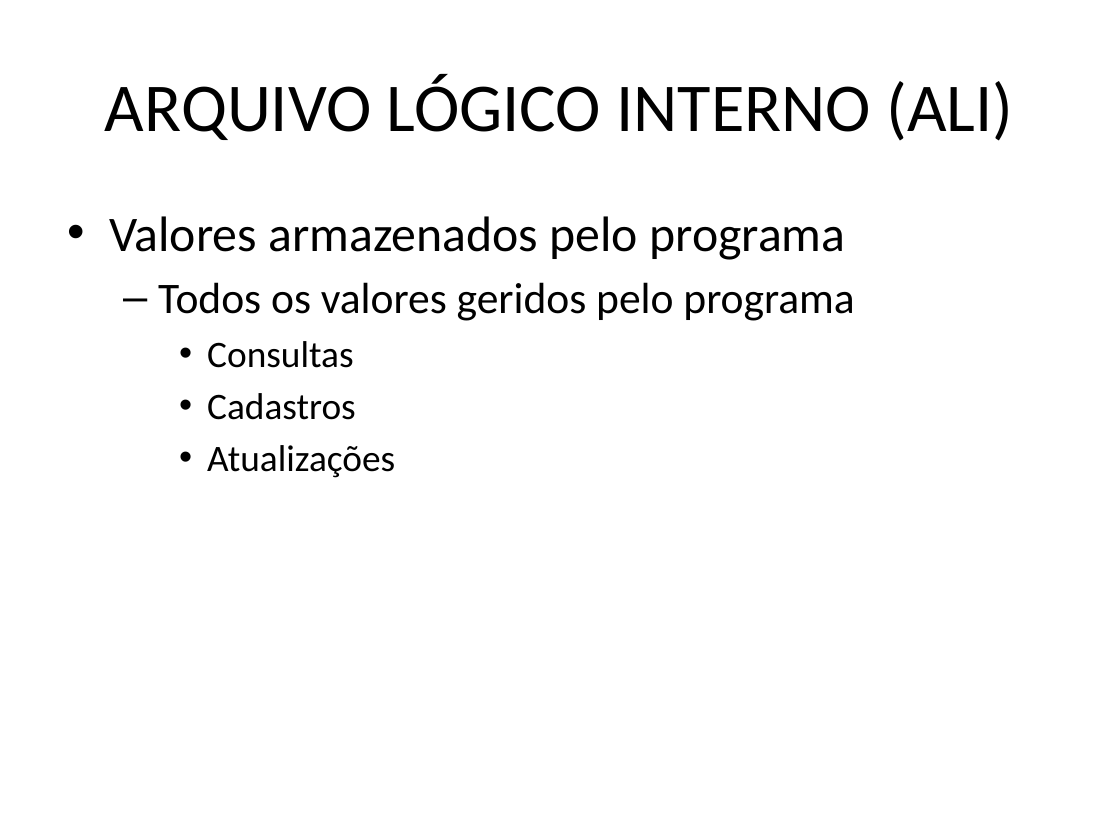
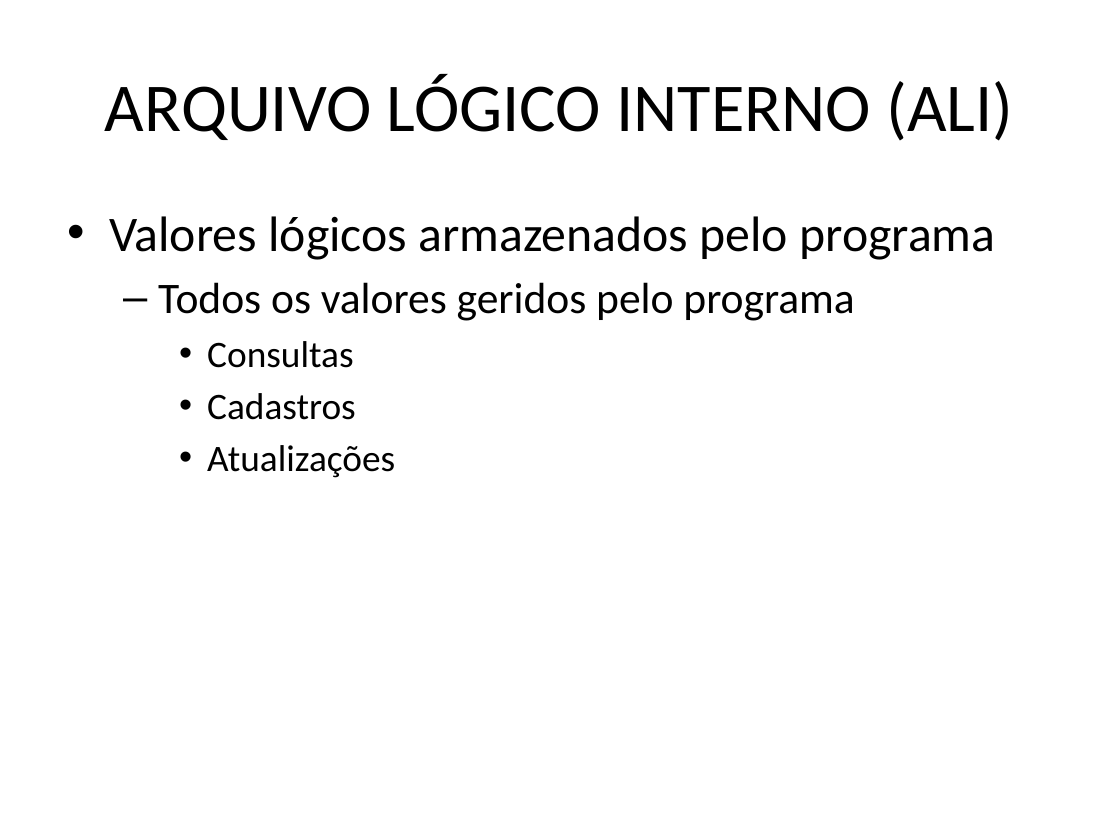
Before and after one commit to GilsonFonseca/TrabEngCompGrupo1, a slide deck: slide 7 of Trab Eng Software/4 parte/Apresentação Etapa 4 - Terceira parte - João Paulo Radd.pptx (slide 6 before the commit). Drawn at 1120x840 pixels with LibreOffice and Linux fonts; fonts in the diff are those of the drawing; background and template pictures are left out. Boxes give left, top, right and bottom in pixels: in the first picture for what was removed or moved away, otherwise in the second. Text is boxed around its words. In the diff, an @@ line names an element or a change of style, - is before the commit and + after.

```diff
--- a/Trab Eng Software/4 parte/Apresentação Etapa 4 - Terceira parte - João Paulo Radd.pptx
+++ b/Trab Eng Software/4 parte/Apresentação Etapa 4 - Terceira parte - João Paulo Radd.pptx
@@ text at (109, 216, 995, 260): text changed @@
-• Valores armazenados pelo programa
+• Valores lógicos armazenados pelo programa
```
Also in this commit, not shown: 1 slide added, 33 other files.
